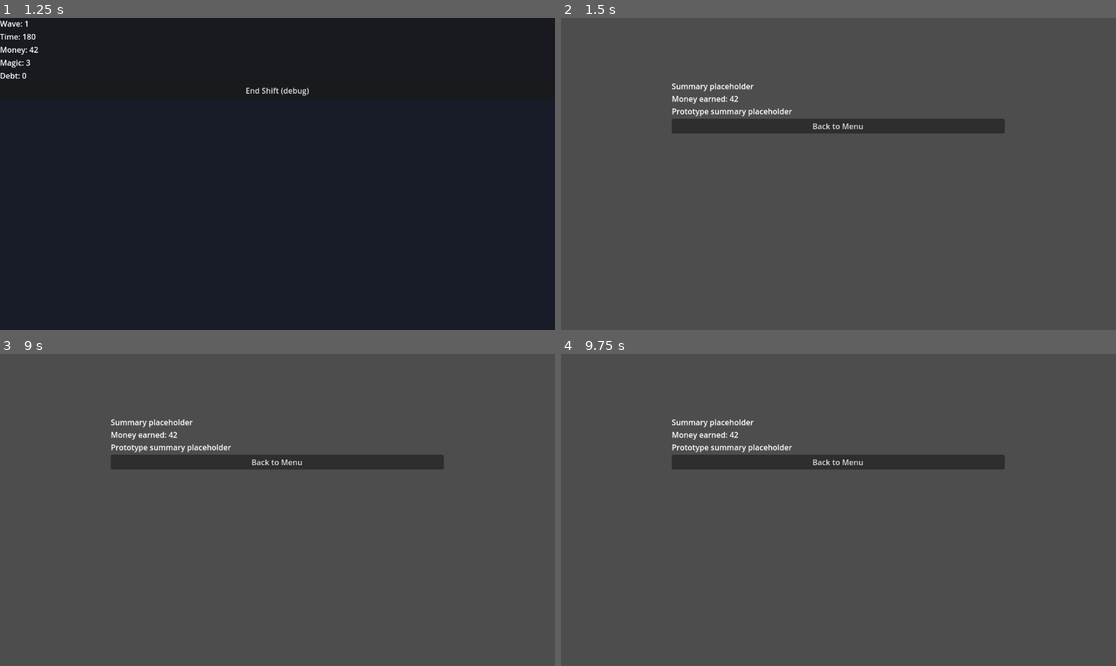
Above: before the commit, frames 1-4 (two rows, left to right).
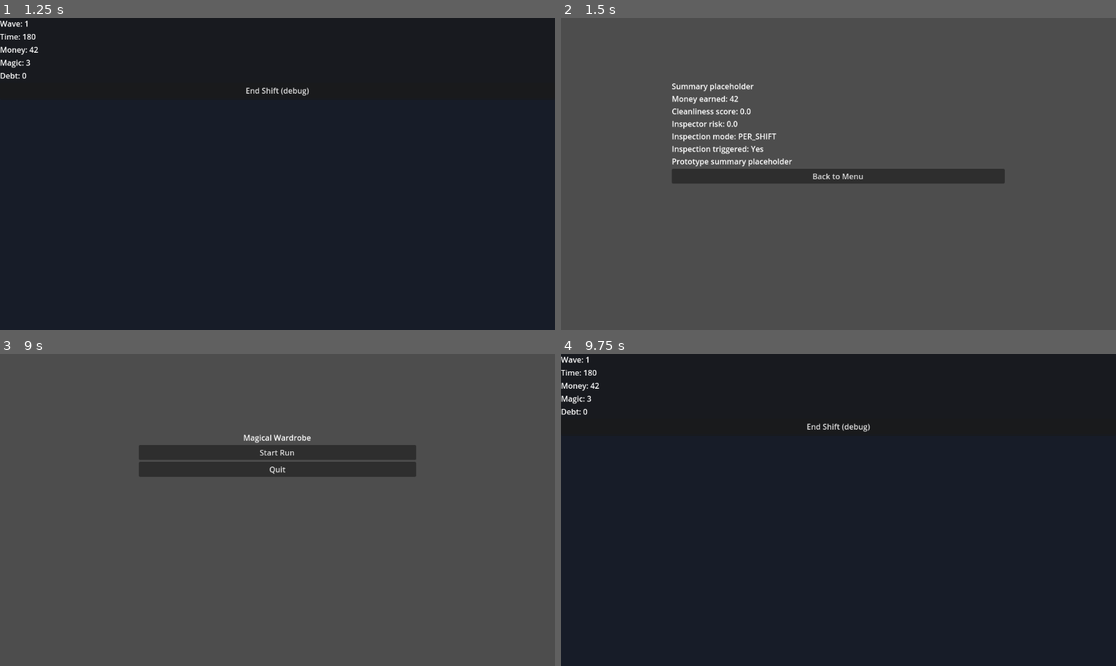
Above: after the commit, the same moments.

Repository: yegorkir/wardrobe
Game: Godot game, scene res://scenes/Main.tscn
Same seed, same stepped clock (60 frames per second), same inputs: the game is played once before the commit and once after it.
Inputs (mouse positions are in pixels of both pictures, inside the frame that each line leads up to):
- Up to frame 1 (1.25 s): click "Start Run" at 0.5 s
- Up to frame 2 (1.5 s): click "End Shift (debug)" at 1.25 s
- Up to frame 3 (9 s): click "Back to Menu" at 2 s; click "Start Run" at 2.75 s; click "End Shift (debug)" at 3.5 s; tap Enter at 4.25, 5.75, 7.25 s; move the mouse to (399, 494) at 4.27 s; click (399, 494) at 4.35 s; tap Space at 5, 6.5, 8 s; move the mouse to (166, 525) at 5.02 s; click (166, 525) at 5.1 s; move the mouse to (333, 441) at 5.77 s; click (333, 441) at 5.85 s; move the mouse to (249, 572) at 6.52 s; click (249, 572) at 6.6 s; move the mouse to (444, 556) at 7.27 s; click (444, 556) at 7.35 s; move the mouse to (111, 463) at 8.02 s; click (111, 463) at 8.1 s; move the mouse to (305, 510) at 8.77 s; click (305, 510) at 8.85 s
- Up to frame 4 (9.75 s): click (838, 453) at 9.5 s, where only the run after the commit has a clickable "Start Run"

Frame 1 is identical in both runs. In frame 2, 6.4% of the frame differs, in the area x 20-80%, y 28-54%; in frame 3, 3.9%; in frame 4, 97%, in the area x 0-100%, y 0-100%.

Commit message:
Document systems and add Modifier Select scaffolding

Diff:
--- /dev/null
+++ b/scenes/screens/ModifierSelect.tscn
@@ -0,0 +1,32 @@
+[gd_scene load_steps=2 format=3]
+
+[ext_resource type="Script" path="res://scripts/ui/modifier_select.gd" id="1"]
+
+[node name="ModifierSelect" type="Control"]
+anchor_right = 1.0
+anchor_bottom = 1.0
+script = ExtResource("1")
+
+[node name="MarginContainer" type="MarginContainer" parent="."]
+unique_name_in_owner = true
+anchor_left = 0.25
+anchor_top = 0.25
+anchor_right = 0.75
+anchor_bottom = 0.75
+
+[node name="VBox" type="VBoxContainer" parent="MarginContainer"]
+unique_name_in_owner = true
+anchor_right = 1.0
+anchor_bottom = 1.0
+
+[node name="Title" type="Label" parent="MarginContainer/VBox"]
+text = "Modifier Select"
+horizontal_alignment = 1
+
+[node name="Description" type="Label" parent="MarginContainer/VBox"]
+text = "Placeholder screen for future modifier choices."
+horizontal_alignment = 1
+
+[node name="ContinueButton" type="Button" parent="MarginContainer/VBox"]
+unique_name_in_owner = true
+text = "Continue"
--- a/scripts/autoload/run_manager.gd
+++ b/scripts/autoload/run_manager.gd
@@ -4,6 +4,9 @@
 signal run_state_changed(state_name)
 signal hud_updated(snapshot)
 
+const MagicSystemScript := preload("res://scripts/sim/magic_system.gd")
+const InspectionSystemScript := preload("res://scripts/sim/inspection_system.gd")
+
 const SCREEN_MAIN_MENU := "main_menu"
 const SCREEN_WARDROBE := "wardrobe"
 const SCREEN_SHIFT_SUMMARY := "shift_summary"
@@ -11,6 +14,22 @@
 const RUN_STATE_MENU := "menu"
 const RUN_STATE_SHIFT := "shift"
 const RUN_STATE_SUMMARY := "summary"
+
+const MAGIC_DEFAULT_CONFIG := {
+	"insurance_mode": MagicSystemScript.INSURANCE_MODE_FREE,
+	"emergency_cost_mode": MagicSystemScript.EMERGENCY_COST_DEBT,
+	"insurance_cost": 0,
+	"emergency_cost_value": 5,
+	"soft_limit": 0,
+	"search_effect": "REVEAL_SLOT",
+}
+
+const INSPECTION_DEFAULT_CONFIG := {
+	"inspection_mode": InspectionSystemScript.MODE_PER_SHIFT,
+	"inspection_interval": 3,
+	"mvp_emulation": true,
+	"thresholds": {},
+}
 
 var _current_state := RUN_STATE_MENU
 var _hud_snapshot := {
@@ -23,6 +42,9 @@
 var _last_summary := {}
 var _meta_data: Dictionary = {}
 var _save_manager: SaveManager
+var _magic_system := MagicSystemScript.new()
+var _inspection_system := InspectionSystemScript.new()
+var _run_state: Dictionary = {}
 
 func _ready() -> void:
 	_save_manager = get_node_or_null("/root/SaveManager")
@@ -31,6 +53,9 @@
 	else:
 		push_warning("SaveManager autoload not found; meta progress will not persist.")
 		_meta_data = {}
+	_magic_system.setup(MAGIC_DEFAULT_CONFIG)
+	_inspection_system.setup(INSPECTION_DEFAULT_CONFIG)
+	_initialize_run_state()
 	_configure_input_map()
 	call_deferred("go_to_menu")
 
@@ -79,6 +104,7 @@
 
 func start_shift() -> void:
 	_current_state = RUN_STATE_SHIFT
+	_prepare_shift_state()
 	_reset_demo_hud()
 	emit_signal("run_state_changed", _current_state)
 	emit_signal("screen_requested", SCREEN_WARDROBE, {})
@@ -86,9 +112,16 @@
 func end_shift() -> void:
 	_current_state = RUN_STATE_SUMMARY
 	emit_signal("run_state_changed", _current_state)
+	var inspection_report := _inspection_system.build_inspection_report(
+		_run_state,
+		_run_state.get("shift_index", 1)
+	)
 	_last_summary = {
 		"money": _hud_snapshot["money"],
-		"notes": ["Prototype summary placeholder"]
+		"notes": ["Prototype summary placeholder"],
+		"cleanliness": _run_state.get("cleanliness_or_entropy", 0.0),
+		"inspector_risk": _run_state.get("inspector_risk", 0.0),
+		"inspection_report": inspection_report,
 	}
 	_meta_data["total_currency"] = _meta_data.get("total_currency", 0) + int(_hud_snapshot["money"])
 	if _save_manager:
@@ -108,7 +141,7 @@
 		"time": 180,
 		"money": 42,
 		"magic": 3,
-		"debt": 0,
+		"debt": _run_state.get("shift_payout_debt", 0),
 	}
 	emit_signal("hud_updated", get_hud_snapshot())
 
@@ -122,3 +155,51 @@
 
 func get_last_summary() -> Dictionary:
 	return _last_summary.duplicate(true)
+
+func apply_insurance_link(ticket_number: int, item_ids: Array) -> Dictionary:
+	var result := _magic_system.apply_insurance(_run_state, ticket_number, item_ids)
+	_log_magic_event(result)
+	return result
+
+func request_emergency_locate(ticket_number: int) -> Dictionary:
+	var result := _magic_system.request_emergency_locate(_run_state, ticket_number)
+	_process_emergency_cost(result)
+	_log_magic_event(result)
+	return result
+
+func record_entropy(amount: float) -> void:
+	_inspection_system.record_entropy(_run_state, amount)
+
+func _initialize_run_state() -> void:
+	_run_state = {
+		"shift_index": 0,
+		"wave_index": 0,
+		"cleanliness_or_entropy": 0.0,
+		"inspector_risk": 0.0,
+		"magic_links": {},
+		"shift_payout_debt": 0,
+		"magic_config": _magic_system.get_config(),
+		"inspection_config": _inspection_system.get_config(),
+	}
+
+func _prepare_shift_state() -> void:
+	_run_state["shift_index"] = _run_state.get("shift_index", 0) + 1
+	_run_state["wave_index"] = 1
+	_run_state["cleanliness_or_entropy"] = 0.0
+	_run_state["inspector_risk"] = 0.0
+	_run_state["shift_payout_debt"] = 0
+	var links: Dictionary = _run_state.get("magic_links", {})
+	links.clear()
+	_run_state["magic_links"] = links
+
+func _process_emergency_cost(event_data: Dictionary) -> void:
+	var cost_type: String = event_data.get("cost_type", "")
+	var value: int = int(event_data.get("cost_value", 0))
+	if cost_type == MagicSystemScript.EMERGENCY_COST_DEBT and value != 0:
+		var debt: int = int(_run_state.get("shift_payout_debt", 0)) + value
+		_run_state["shift_payout_debt"] = debt
+		_hud_snapshot["debt"] = debt
+		emit_signal("hud_updated", get_hud_snapshot())
+
+func _log_magic_event(event_data: Dictionary) -> void:
+	print("MagicSystem event:", event_data)
--- a/scripts/autoload/save_manager.gd
+++ b/scripts/autoload/save_manager.gd
@@ -1,13 +1,21 @@
 extends Node
 
-const SAVE_PATH := "user://save_meta.json"
+const META_SAVE_PATH := "user://save_meta.json"
+const RUN_SAVE_PATH := "user://save_run.json"
+
 const DEFAULT_META := {
 	"save_version": 1,
 	"total_currency": 0,
 	"unlocks": []
 }
 
+const DEFAULT_RUN := {
+	"save_version": 1,
+	"shift_state": {}
+}
+
 var _cached_meta: Dictionary = {}
+var _cached_run: Dictionary = {}
 
 func load_meta() -> Dictionary:
 	if _cached_meta.is_empty():
@@ -18,21 +26,43 @@
 	_cached_meta = DEFAULT_META.duplicate(true)
 	for key in data.keys():
 		_cached_meta[key] = data[key]
-	var file := FileAccess.open(SAVE_PATH, FileAccess.WRITE)
+	var file := FileAccess.open(META_SAVE_PATH, FileAccess.WRITE)
 	if file:
 		file.store_string(JSON.stringify(_cached_meta, "\t"))
 		file.close()
-		print("SaveManager: saved meta to", SAVE_PATH)
+		print("SaveManager: saved meta to", META_SAVE_PATH)
 
 func clear_save() -> void:
-	if FileAccess.file_exists(SAVE_PATH):
-		DirAccess.remove_absolute(SAVE_PATH)
-		print("SaveManager: save cleared")
+	if FileAccess.file_exists(META_SAVE_PATH):
+		DirAccess.remove_absolute(META_SAVE_PATH)
+		print("SaveManager: meta save cleared")
 	_cached_meta = DEFAULT_META.duplicate(true)
+	clear_run_save()
+
+func load_run_state() -> Dictionary:
+	if _cached_run.is_empty():
+		_cached_run = _read_run_from_disk()
+	return _cached_run.duplicate(true)
+
+func save_run_state(data: Dictionary) -> void:
+	_cached_run = DEFAULT_RUN.duplicate(true)
+	for key in data.keys():
+		_cached_run[key] = data[key]
+	var file := FileAccess.open(RUN_SAVE_PATH, FileAccess.WRITE)
+	if file:
+		file.store_string(JSON.stringify(_cached_run, "\t"))
+		file.close()
+		print("SaveManager: saved run state to", RUN_SAVE_PATH)
+
+func clear_run_save() -> void:
+	if FileAccess.file_exists(RUN_SAVE_PATH):
+		DirAccess.remove_absolute(RUN_SAVE_PATH)
+		print("SaveManager: run save cleared")
+	_cached_run = DEFAULT_RUN.duplicate(true)
 
 func _read_meta_from_disk() -> Dictionary:
-	if FileAccess.file_exists(SAVE_PATH):
-		var json_text := FileAccess.get_file_as_string(SAVE_PATH)
+	if FileAccess.file_exists(META_SAVE_PATH):
+		var json_text := FileAccess.get_file_as_string(META_SAVE_PATH)
 		var parsed: Variant = JSON.parse_string(json_text)
 		if typeof(parsed) == TYPE_DICTIONARY:
 			var merged := DEFAULT_META.duplicate(true)
@@ -42,3 +72,16 @@
 			return merged
 	print("SaveManager: no save found, using defaults")
 	return DEFAULT_META.duplicate(true)
+
+func _read_run_from_disk() -> Dictionary:
+	if FileAccess.file_exists(RUN_SAVE_PATH):
+		var json_text := FileAccess.get_file_as_string(RUN_SAVE_PATH)
+		var parsed: Variant = JSON.parse_string(json_text)
+		if typeof(parsed) == TYPE_DICTIONARY:
+			var merged := DEFAULT_RUN.duplicate(true)
+			for key in parsed.keys():
+				merged[key] = parsed[key]
+			print("SaveManager: run state loaded from disk")
+			return merged
+	print("SaveManager: no run save found, using defaults")
+	return DEFAULT_RUN.duplicate(true)
--- /dev/null
+++ b/scripts/sim/inspection_system.gd
@@ -0,0 +1,44 @@
+extends RefCounted
+
+const MODE_PER_SHIFT := "PER_SHIFT"
+const MODE_INTERVAL := "INTERVAL"
+
+var _config := {}
+
+func setup(config: Dictionary) -> void:
+	_config = {
+		"inspection_mode": MODE_PER_SHIFT,
+		"inspection_interval": 3,
+		"mvp_emulation": true,
+		"thresholds": {},
+	}
+	for key in config.keys():
+		_config[key] = config[key]
+
+func get_config() -> Dictionary:
+	return _config.duplicate(true)
+
+func record_entropy(run_state: Dictionary, amount: float) -> void:
+	var cleanliness := float(run_state.get("cleanliness_or_entropy", 0.0))
+	cleanliness += amount
+	run_state["cleanliness_or_entropy"] = cleanliness
+	var risk := float(run_state.get("inspector_risk", 0.0))
+	run_state["inspector_risk"] = max(risk, cleanliness)
+
+func should_trigger_inspection(shift_index: int) -> bool:
+	if _config.get("inspection_mode") == MODE_PER_SHIFT:
+		return true
+	var interval: int = max(1, int(_config.get("inspection_interval", 3)))
+	return shift_index % interval == 0
+
+func build_inspection_report(run_state: Dictionary, shift_index: int) -> Dictionary:
+	var triggered := should_trigger_inspection(shift_index)
+	if not triggered and not _config.get("mvp_emulation", true):
+		return {}
+	return {
+		"triggered": triggered,
+		"mode": _config.get("inspection_mode"),
+		"cleanliness": run_state.get("cleanliness_or_entropy", 0.0),
+		"inspector_risk": run_state.get("inspector_risk", 0.0),
+		"notes": [],
+	}
--- /dev/null
+++ b/scripts/sim/magic_system.gd
@@ -0,0 +1,49 @@
+extends RefCounted
+
+const INSURANCE_MODE_FREE := "FREE"
+const INSURANCE_MODE_SOFT_LIMIT := "SOFT_LIMIT"
+
+const EMERGENCY_COST_DEBT := "DEBT"
+const EMERGENCY_COST_TIPS := "TIPS"
+const EMERGENCY_COST_SHIFT_CASH := "SHIFT_CASH"
+
+var _config := {}
+
+func setup(config: Dictionary) -> void:
+	_config = {
+		"insurance_mode": INSURANCE_MODE_FREE,
+		"emergency_cost_mode": EMERGENCY_COST_DEBT,
+		"insurance_cost": 0,
+		"emergency_cost_value": 0,
+		"soft_limit": 0,
+		"search_effect": "REVEAL_SLOT",
+	}
+	for key in config.keys():
+		_config[key] = config[key]
+
+func get_config() -> Dictionary:
+	return _config.duplicate(true)
+
+func apply_insurance(run_state: Dictionary, ticket_number: int, item_ids: Array) -> Dictionary:
+	var links: Dictionary = run_state.get("magic_links", {})
+	links[ticket_number] = item_ids.duplicate(true)
+	run_state["magic_links"] = links
+	return {
+		"type": "insurance_link",
+		"ticket_number": ticket_number,
+		"items": item_ids.duplicate(true),
+		"mode": _config["insurance_mode"],
+		"cost": _config["insurance_cost"],
+	}
+
+func request_emergency_locate(_run_state: Dictionary, ticket_number: int) -> Dictionary:
+	var cost_type: String = _config["emergency_cost_mode"]
+	var cost_value: int = _config["emergency_cost_value"]
+	return {
+		"type": "emergency_locate",
+		"ticket_number": ticket_number,
+		"highlight": null,
+		"cost_type": cost_type,
+		"cost_value": cost_value,
+		"mode": _config["search_effect"],
+	}
--- a/scripts/ui/main.gd
+++ b/scripts/ui/main.gd
@@ -4,6 +4,7 @@
 	"main_menu": preload("res://scenes/screens/MainMenu.tscn"),
 	"wardrobe": preload("res://scenes/screens/WardrobeScene.tscn"),
 	"shift_summary": preload("res://scenes/screens/ShiftSummary.tscn"),
+	"modifier_select": preload("res://scenes/screens/ModifierSelect.tscn"),
 }
 
 @onready var _screen_root: Control = %ScreenRoot
--- /dev/null
+++ b/scripts/ui/modifier_select.gd
@@ -0,0 +1,13 @@
+extends Control
+
+@onready var _continue_button: Button = %ContinueButton
+@onready var _run_manager := get_node_or_null("/root/RunManager")
+
+func _ready() -> void:
+	_continue_button.pressed.connect(_on_continue_pressed)
+
+func _on_continue_pressed() -> void:
+	if _run_manager:
+		_run_manager.go_to_menu()
+	else:
+		push_warning("RunManager singleton not found; cannot continue.")
--- a/scripts/ui/shift_summary.gd
+++ b/scripts/ui/shift_summary.gd
@@ -2,28 +2,54 @@
 
 @onready var _summary_label: Label = %SummaryLabel
 @onready var _back_button: Button = %BackButton
-@onready var _run_manager := get_node_or_null("/root/RunManager")
+var _run_manager: Node
 var _payload: Dictionary = {}
+var _is_ready := false
 
 func _ready() -> void:
-    _back_button.pressed.connect(_on_back_pressed)
-    _refresh()
+	_run_manager = get_node_or_null("/root/RunManager")
+	if _back_button:
+		_back_button.pressed.connect(_on_back_pressed)
+	else:
+		push_warning("Back button node not found; cannot return to menu.")
+	_is_ready = true
+	_refresh()
 
 func apply_payload(payload: Dictionary) -> void:
-    _payload = payload.duplicate(true)
-    _refresh()
+	_payload = payload.duplicate(true)
+	if _is_ready:
+		_refresh()
 
 func _refresh() -> void:
-    var lines: Array = ["Summary placeholder"]
-    if _payload.has("money"):
-        lines.append("Money earned: %s" % _payload["money"])
-    if _payload.has("notes"):
-        for note in _payload["notes"]:
-            lines.append(str(note))
-    _summary_label.text = "\n".join(lines)
+	if not _summary_label:
+		return
+	var lines: Array = ["Summary placeholder"]
+	if _payload.has("money"):
+		lines.append("Money earned: %s" % _payload["money"])
+	if _payload.has("cleanliness"):
+		lines.append("Cleanliness score: %s" % _payload["cleanliness"])
+	if _payload.has("inspector_risk"):
+		lines.append("Inspector risk: %s" % _payload["inspector_risk"])
+		if _payload.has("inspection_report"):
+			var report: Dictionary = _payload["inspection_report"]
+			if not report.is_empty():
+				lines.append("Inspection mode: %s" % report.get("mode", "-"))
+				var triggered_flag: bool = bool(report.get("triggered", false))
+				lines.append("Inspection triggered: %s" % ("Yes" if triggered_flag else "No"))
+	if _payload.has("notes"):
+		for note in _payload["notes"]:
+			lines.append(str(note))
+	_summary_label.text = "\n".join(lines)
 
 func _on_back_pressed() -> void:
-    if _run_manager:
-        _run_manager.go_to_menu()
-    else:
-        push_warning("RunManager singleton not found; cannot go to menu.")
+	var run_manager := _ensure_run_manager()
+	if run_manager:
+		run_manager.go_to_menu()
+	else:
+		push_warning("RunManager singleton not found; cannot go to menu.")
+
+func _ensure_run_manager() -> Node:
+	if _run_manager and is_instance_valid(_run_manager):
+		return _run_manager
+	_run_manager = get_node_or_null("/root/RunManager")
+	return _run_manager
Not shown, added: scripts/sim/inspection_system.gd.uid
Not shown, added: scripts/sim/magic_system.gd.uid
Not shown, changed: AGENTS.md
Not shown, changed: docs/gdscript_guidelines.md
Not shown, changed: docs/notes/task_analysis.md
Not shown, changed: docs/project.md
Not shown, added: docs/steps/01_project_skeleton.md
Not shown, added: docs/technical_design_document.md
